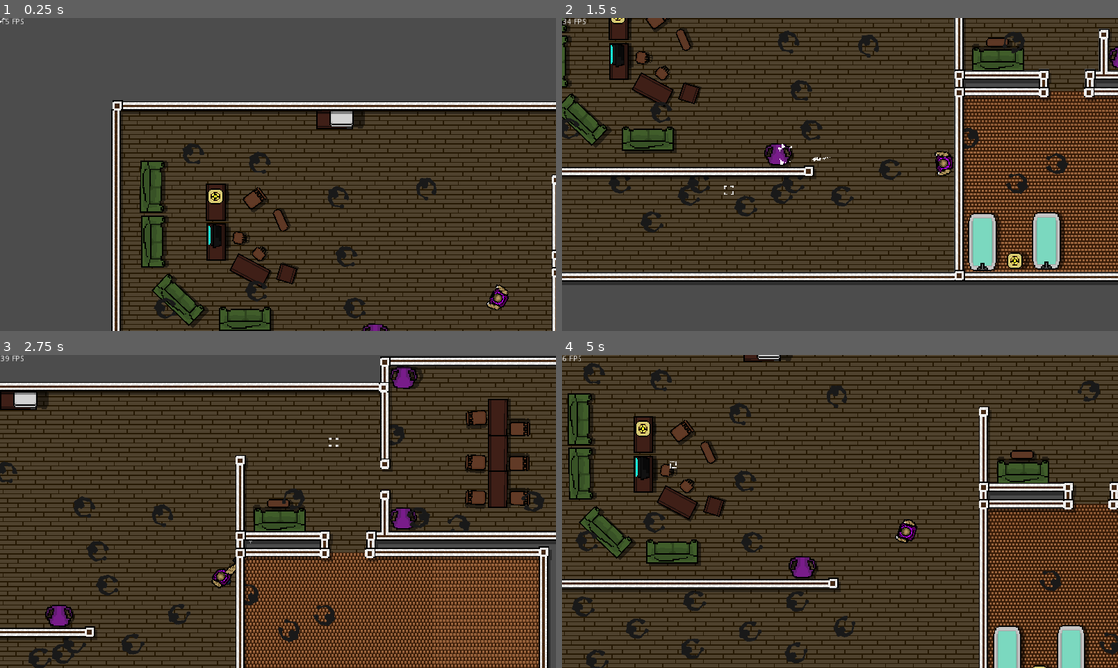
Above: before the commit, frames 1-4 (two rows, left to right).
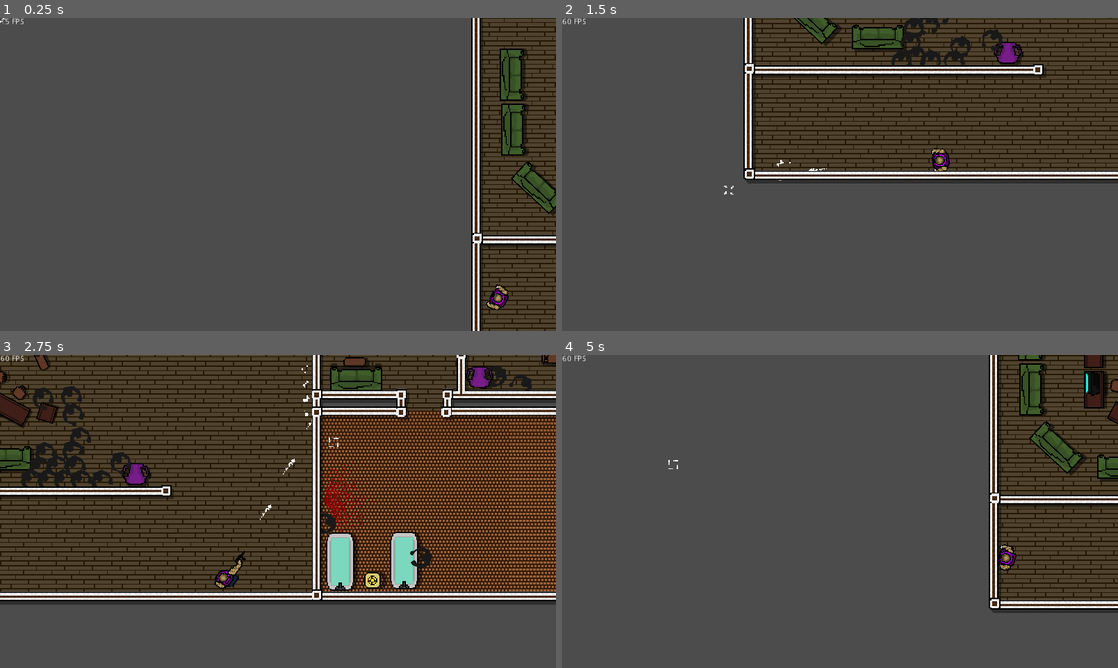
Above: after the commit, the same moments.

Repository: Martovvi/Zombie-Hunter
Game: Godot game, scene res://Game.tscn
The game is run twice, just before and just after one commit, with the same random seed, the same clock (stepped at 60 frames per second) and the same inputs.
Inputs (mouse positions are in pixels of both pictures, inside the frame that each line leads up to):
- Up to frame 1 (0.25 s): no input
- Up to frame 2 (1.5 s): tap Enter at 0.5 s; move the mouse to (962, 158) at 0.52 s; press the mouse at (962, 158) at 0.53 s; hold Right (ui_right) 0.53-1.28 s; move the mouse to (728, 190) at 1.27 s; release the mouse at (728, 190) at 1.28 s; hold Down (ui_down) from 1.28 s (still down); click (728, 190) at 1.35 s
- Up to frame 3 (2.75 s): move the mouse to (333, 442) at 2.02 s; release Down (ui_down) at 2.03 s; press the mouse at (333, 442) at 2.03 s; hold Right (ui_right) from 2.03 s (still down)
- Up to frame 4 (5 s): move the mouse to (812, 574) at 2.77 s; release Right (ui_right) at 2.78 s; release the mouse at (812, 574) at 2.78 s; hold Up (ui_up) 2.78-3.53 s; click (812, 574) at 2.85 s; move the mouse to (1006, 558) at 3.52 s; press the mouse at (1006, 558) at 3.53 s; hold Left (ui_left) from 3.53 s (still down); move the mouse to (673, 464) at 4.27 s; release the mouse at (673, 464) at 4.28 s; click (673, 464) at 4.35 s

The runs differ from the first frame. In frame 1, 58% of the frame differs, in the area x 20-100%, y 0-100%; in frame 2, 71%; in frame 3, 79%; in frame 4, 95%, in the area x 0-100%, y 0-100%.

Commit message:
Changed positions of zombies, added "tilemap"

Diff:
--- a/Game.tscn
+++ b/Game.tscn
@@ -16,3 +16,4 @@
 [node name="Level1" parent="." instance=ExtResource( 3 )]
 
 [node name="Player" parent="." instance=ExtResource( 4 )]
+position = Vector2( -310.68, 96.6231 )
--- a/scenes/levels/level1.tscn
+++ b/scenes/levels/level1.tscn
@@ -70,8 +70,7 @@
 visible = false
 scale = Vector2( 0.286, 0.286 )
 __meta__ = {
-"_edit_group_": true,
-"_edit_lock_": true
+"_edit_group_": true
 }
 
 [node name="Wall3" type="CollisionShape2D" parent="Walls"]
@@ -158,8 +157,7 @@
 z_index = -3
 texture = ExtResource( 2 )
 __meta__ = {
-"_edit_group_": true,
-"_edit_lock_": true
+"_edit_group_": true
 }
 
 [node name="Level1Walls" type="Sprite" parent="."]
@@ -167,8 +165,7 @@
 z_index = 3
 texture = ExtResource( 1 )
 __meta__ = {
-"_edit_group_": true,
-"_edit_lock_": true
+"_edit_group_": true
 }
 
 [node name="Level1Shadows" type="Sprite" parent="Level1Walls"]
@@ -179,8 +176,7 @@
 
 [node name="Furniture" type="Node2D" parent="."]
 __meta__ = {
-"_edit_group_": true,
-"_edit_lock_": true
+"_edit_group_": true
 }
 
 [node name="Couch" parent="Furniture" instance=ExtResource( 4 )]
@@ -347,13 +343,16 @@
 rotation = 0.0154603
 
 [node name="Zombie" parent="." instance=ExtResource( 15 )]
-position = Vector2( -240.32, -136.307 )
+position = Vector2( -189.293, -134.102 )
+rotation = 0.586686
 
 [node name="Zombie2" parent="." instance=ExtResource( 15 )]
-position = Vector2( -247.447, -7.34992 )
+position = Vector2( -147.913, -17.1143 )
+rotation = 0.935436
 
 [node name="Zombie3" parent="." instance=ExtResource( 15 )]
 position = Vector2( -83.5217, -127.399 )
+rotation = 1.02152
 
 [node name="Zombie4" parent="." instance=ExtResource( 15 )]
 position = Vector2( 151.898, -128.958 )
@@ -371,37 +370,47 @@
 position = Vector2( 171.376, 104.029 )
 
 [node name="Zombie9" parent="." instance=ExtResource( 15 )]
-position = Vector2( -262.009, 89.0461 )
+position = Vector2( -107.984, -56.1599 )
+rotation = 0.773022
 
 [node name="Zombie10" parent="." instance=ExtResource( 15 )]
-position = Vector2( -163.121, 93.9156 )
+position = Vector2( -139.812, -82.1585 )
 
 [node name="Zombie11" parent="." instance=ExtResource( 15 )]
-position = Vector2( -78.0919, 93.9156 )
+position = Vector2( -80.9267, 4.77614 )
+rotation = 1.11714
 
 [node name="Zombie12" parent="." instance=ExtResource( 15 )]
-position = Vector2( -122.666, 68.0698 )
+position = Vector2( -46.4407, -128.478 )
+rotation = 1.40527
 
 [node name="Zombie13" parent="." instance=ExtResource( 15 )]
-position = Vector2( -121.543, 115.266 )
+position = Vector2( -73.666, -82.8567 )
+rotation = 0.891636
 
 [node name="Zombie14" parent="." instance=ExtResource( 15 )]
-position = Vector2( -212.19, 64.6986 )
+position = Vector2( -106.987, -100.666 )
+rotation = 0.496736
 
 [node name="Zombie15" parent="." instance=ExtResource( 15 )]
-position = Vector2( -213.314, 108.15 )
+position = Vector2( -75.6675, -28.5515 )
+rotation = 0.475778
 
 [node name="Zombie16" parent="." instance=ExtResource( 15 )]
-position = Vector2( -296.095, 116.765 )
+position = Vector2( -2.21817, -133.644 )
+rotation = 1.39446
 
 [node name="Zombie17" parent="." instance=ExtResource( 15 )]
-position = Vector2( -308.457, 68.4444 )
+position = Vector2( -114.429, -18.8052 )
+rotation = 0.707912
 
 [node name="Zombie18" parent="." instance=ExtResource( 15 )]
-position = Vector2( -298.717, -141.319 )
+position = Vector2( -149.731, -126.515 )
+rotation = 1.15193
 
 [node name="Zombie19" parent="." instance=ExtResource( 15 )]
-position = Vector2( -305.46, 9.26125 )
+position = Vector2( -2.13376, -59.7195 )
+rotation = 1.31575
 
 [node name="Zombie20" parent="." instance=ExtResource( 15 )]
 position = Vector2( 226.814, -59.2863 )
--- /dev/null
+++ b/scenes/levels/level2.tscn
@@ -0,0 +1,160 @@
+[gd_scene load_steps=14 format=2]
+
+[ext_resource path="res://assets/sprites/textures/sprite_h_wall.png" type="Texture" id=1]
+[ext_resource path="res://assets/sprites/textures/sprite_h_wall_right.png" type="Texture" id=2]
+[ext_resource path="res://assets/sprites/textures/sprite_v_wall.png" type="Texture" id=3]
+[ext_resource path="res://assets/sprites/textures/sprite_v_wall_bottom.png" type="Texture" id=4]
+[ext_resource path="res://assets/sprites/textures/sprite_h_wall_left.png" type="Texture" id=5]
+[ext_resource path="res://assets/sprites/textures/sprite_v_wall_top.png" type="Texture" id=6]
+
+[sub_resource type="ConvexPolygonShape2D" id=1]
+points = PoolVector2Array( 0, 0, 32, 0, 32, 9, 0, 9 )
+
+[sub_resource type="ConvexPolygonShape2D" id=2]
+points = PoolVector2Array( 0, 0, 32, 0, 32, 9, 0, 9 )
+
+[sub_resource type="ConvexPolygonShape2D" id=3]
+points = PoolVector2Array( 0, 0, 32, 0, 32, 9, 0, 9 )
+
+[sub_resource type="ConvexPolygonShape2D" id=4]
+points = PoolVector2Array( 0, 0, 9, 0, 9, 32, 0, 32 )
+
+[sub_resource type="ConvexPolygonShape2D" id=5]
+points = PoolVector2Array( 0, 0, 9, 0, 9, 32, 0, 32 )
+
+[sub_resource type="ConvexPolygonShape2D" id=6]
+points = PoolVector2Array( 0, 0, 9, 0, 9, 32, 0, 32 )
+
+[sub_resource type="TileSet" id=7]
+0/name = "sprite_h_wall.png 0"
+0/texture = ExtResource( 1 )
+0/tex_offset = Vector2( 0, 0 )
+0/modulate = Color( 1, 1, 1, 1 )
+0/region = Rect2( 0, 0, 32, 9 )
+0/tile_mode = 0
+0/occluder_offset = Vector2( 0, 0 )
+0/navigation_offset = Vector2( 0, 0 )
+0/shape_offset = Vector2( 0, 0 )
+0/shape_transform = Transform2D( 1, 0, 0, 1, 0, 0 )
+0/shape = SubResource( 1 )
+0/shape_one_way = false
+0/shape_one_way_margin = 1.0
+0/shapes = [ {
+"autotile_coord": Vector2( 0, 0 ),
+"one_way": false,
+"one_way_margin": 1.0,
+"shape": SubResource( 1 ),
+"shape_transform": Transform2D( 1, 0, 0, 1, 0, 0 )
+} ]
+0/z_index = 0
+1/name = "sprite_h_wall_left.png 1"
+1/texture = ExtResource( 5 )
+1/tex_offset = Vector2( 0, 0 )
+1/modulate = Color( 1, 1, 1, 1 )
+1/region = Rect2( 0, 0, 32, 9 )
+1/tile_mode = 0
+1/occluder_offset = Vector2( 0, 0 )
+1/navigation_offset = Vector2( 0, 0 )
+1/shape_offset = Vector2( 0, 0 )
+1/shape_transform = Transform2D( 1, 0, 0, 1, 0, 0 )
+1/shape = SubResource( 2 )
+1/shape_one_way = false
+1/shape_one_way_margin = 1.0
+1/shapes = [ {
+"autotile_coord": Vector2( 0, 0 ),
+"one_way": false,
+"one_way_margin": 1.0,
+"shape": SubResource( 2 ),
+"shape_transform": Transform2D( 1, 0, 0, 1, 0, 0 )
+} ]
+1/z_index = 0
+2/name = "sprite_h_wall_right.png 2"
+2/texture = ExtResource( 2 )
+2/tex_offset = Vector2( 0, 0 )
+2/modulate = Color( 1, 1, 1, 1 )
+2/region = Rect2( 0, 0, 32, 9 )
+2/tile_mode = 0
+2/occluder_offset = Vector2( 0, 0 )
+2/navigation_offset = Vector2( 0, 0 )
+2/shape_offset = Vector2( 0, 0 )
+2/shape_transform = Transform2D( 1, 0, 0, 1, 0, 0 )
+2/shape = SubResource( 3 )
+2/shape_one_way = false
+2/shape_one_way_margin = 1.0
+2/shapes = [ {
+"autotile_coord": Vector2( 0, 0 ),
+"one_way": false,
+"one_way_margin": 1.0,
+"shape": SubResource( 3 ),
+"shape_transform": Transform2D( 1, 0, 0, 1, 0, 0 )
+} ]
+2/z_index = 0
+3/name = "sprite_v_wall.png 3"
+3/texture = ExtResource( 3 )
+3/tex_offset = Vector2( 0, 0 )
+3/modulate = Color( 1, 1, 1, 1 )
+3/region = Rect2( 0, 0, 9, 32 )
+3/tile_mode = 0
+3/occluder_offset = Vector2( 0, 0 )
+3/navigation_offset = Vector2( 0, 0 )
+3/shape_offset = Vector2( 0, 0 )
+3/shape_transform = Transform2D( 1, 0, 0, 1, 0, 0 )
+3/shape = SubResource( 4 )
+3/shape_one_way = false
+3/shape_one_way_margin = 1.0
+3/shapes = [ {
+"autotile_coord": Vector2( 0, 0 ),
+"one_way": false,
+"one_way_margin": 1.0,
+"shape": SubResource( 4 ),
+"shape_transform": Transform2D( 1, 0, 0, 1, 0, 0 )
+} ]
+3/z_index = 0
+4/name = "sprite_v_wall_bottom.png 4"
+4/texture = ExtResource( 4 )
+4/tex_offset = Vector2( 0, 0 )
+4/modulate = Color( 1, 1, 1, 1 )
+4/region = Rect2( 0, 0, 9, 32 )
+4/tile_mode = 0
+4/occluder_offset = Vector2( 0, 0 )
+4/navigation_offset = Vector2( 0, 0 )
+4/shape_offset = Vector2( 0, 0 )
+4/shape_transform = Transform2D( 1, 0, 0, 1, 0, 0 )
+4/shape = SubResource( 5 )
+4/shape_one_way = false
+4/shape_one_way_margin = 1.0
+4/shapes = [ {
+"autotile_coord": Vector2( 0, 0 ),
+"one_way": false,
+"one_way_margin": 1.0,
+"shape": SubResource( 5 ),
+"shape_transform": Transform2D( 1, 0, 0, 1, 0, 0 )
+} ]
+4/z_index = 0
+5/name = "sprite_v_wall_top.png 5"
+5/texture = ExtResource( 6 )
+5/tex_offset = Vector2( 0, 0 )
+5/modulate = Color( 1, 1, 1, 1 )
+5/region = Rect2( 0, 0, 9, 32 )
+5/tile_mode = 0
+5/occluder_offset = Vector2( 0, 0 )
+5/navigation_offset = Vector2( 0, 0 )
+5/shape_offset = Vector2( 0, 0 )
+5/shape_transform = Transform2D( 1, 0, 0, 1, 0, 0 )
+5/shape = SubResource( 6 )
+5/shape_one_way = false
+5/shape_one_way_margin = 1.0
+5/shapes = [ {
+"autotile_coord": Vector2( 0, 0 ),
+"one_way": false,
+"one_way_margin": 1.0,
+"shape": SubResource( 6 ),
+"shape_transform": Transform2D( 1, 0, 0, 1, 0, 0 )
+} ]
+5/z_index = 0
+
+[node name="Level2" type="Node2D"]
+
+[node name="TileMap" type="TileMap" parent="."]
+tile_set = SubResource( 7 )
+format = 1
Binary file added: assets/sprites/textures/sprite_h_wall.png
Not shown, added: assets/sprites/textures/sprite_h_wall.png.import
Binary file added: assets/sprites/textures/sprite_h_wall_left.png
Not shown, added: assets/sprites/textures/sprite_h_wall_left.png.import
Binary file added: assets/sprites/textures/sprite_h_wall_right.png
Not shown, added: assets/sprites/textures/sprite_h_wall_right.png.import
Binary file added: assets/sprites/textures/sprite_v_wall.png
Not shown, added: assets/sprites/textures/sprite_v_wall.png.import
Binary file added: assets/sprites/textures/sprite_v_wall_bottom.png
Not shown, added: assets/sprites/textures/sprite_v_wall_bottom.png.import
Binary file added: assets/sprites/textures/sprite_v_wall_top.png
Not shown, added: assets/sprites/textures/sprite_v_wall_top.png.import
